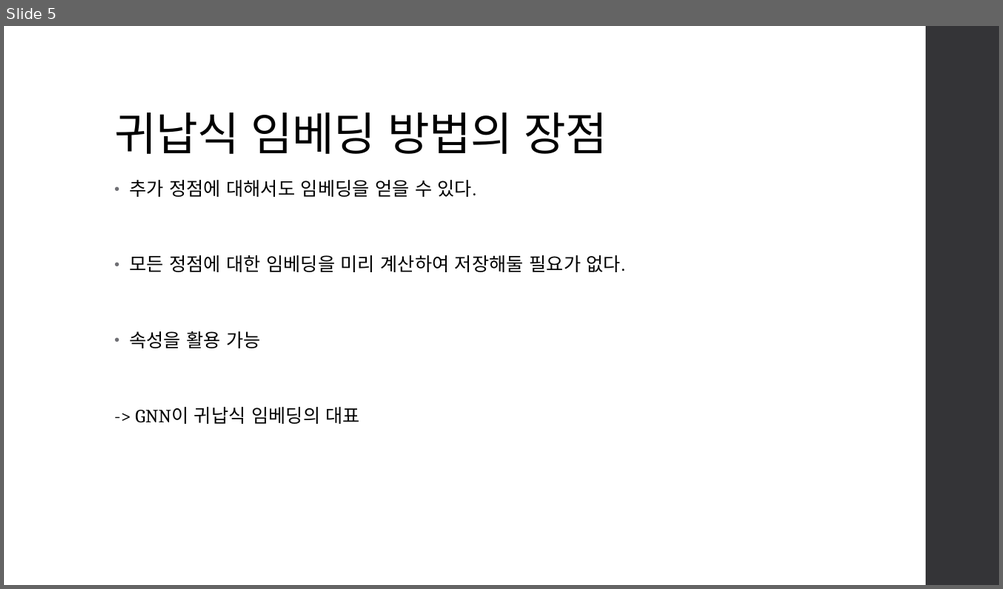
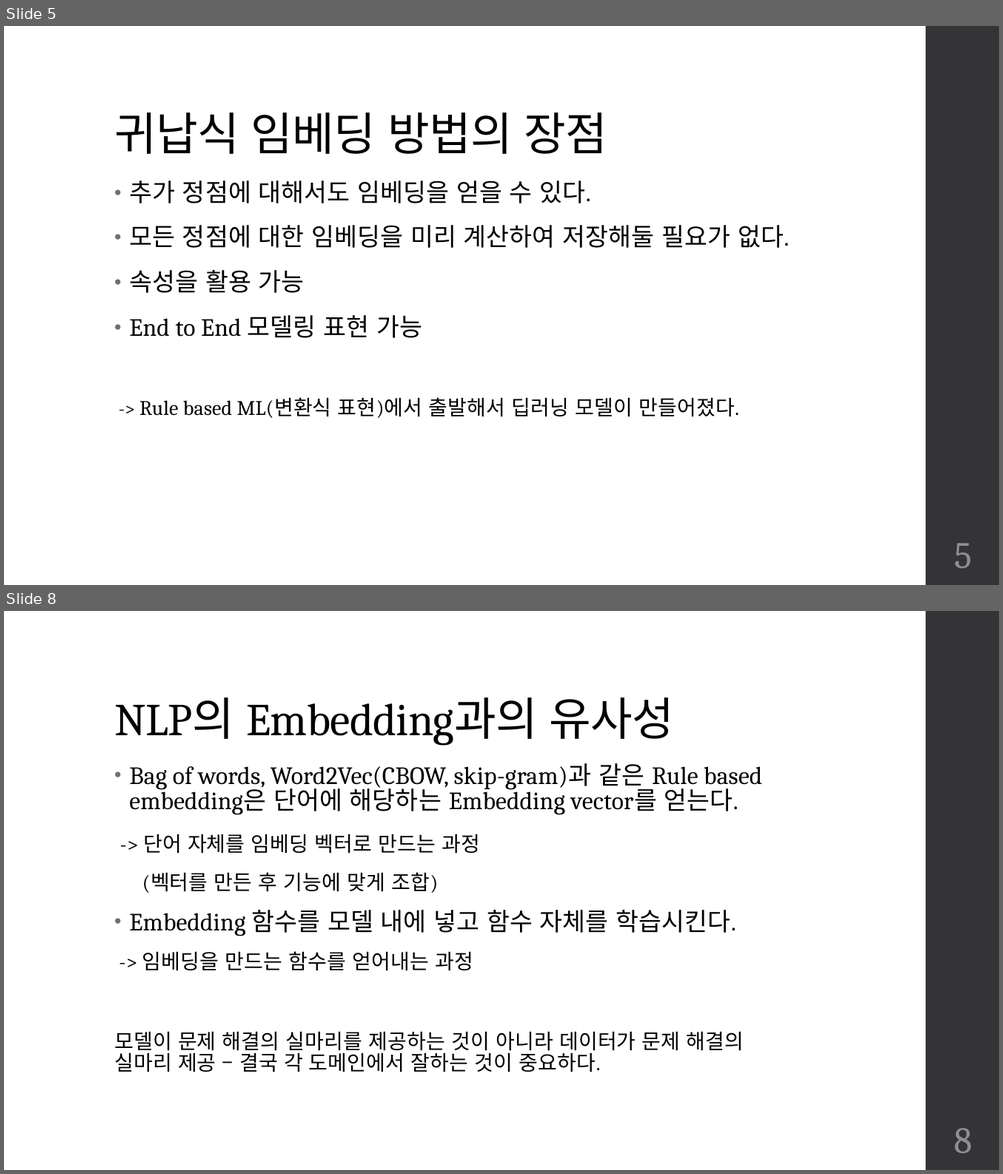
Before and after one commit to team-fairy/JunCheol, a slide deck: Presentation_resource/GNN.pptm. Shown one above the other, each under a label of ours: slide 5 before the commit, slides 5 and 8 after it; the slides between them are not shown. The pictures are 1003x589 and 1003x1174 pixels, drawn with LibreOffice and Linux fonts; fonts in the diff are those of the drawing. Boxes give left, top, right and bottom in pixels: in the first picture for what was removed or moved away, otherwise in the second. Text is boxed around its words. In the diff, an @@ line names an element or a change of style, - is before the commit and + after.

```diff
--- a/Presentation_resource/GNN.pptm
+++ b/Presentation_resource/GNN.pptm
@@ slide 8 added at box(4, 611, 999, 1170), background #FFFFFF; not listed: 1 template element that a slide beside it also shows @@
@@ title added at box(114, 698, 674, 745), 44 pt, text #000000 @@
+NLP의 Embedding과의 유사성
@@ text added at box(114, 763, 762, 1073), 24 pt, text #000000 @@
+• Bag of words, Word2Vec(CBOW, skip-gram)과 같은 Rule based embedding은 단어에 해당하는 Embedding vector를 얻는다.
+-> 단어 자체를 임베딩 벡터로 만드는 과정
+(벡터를 만든 후 기능에 맞게 조합)
+• Embedding 함수를 모델 내에 넣고 함수 자체를 학습시킨다.
+-> 임베딩을 만드는 함수를 얻어내는 과정
+모델이 문제 해결의 실마리를 제공하는 것이 아니라 데이터가 문제 해결의 실마리 제공 – 결국 각 도메인에서 잘하는 것이 중요하다.
@@ page number added at box(953, 1128, 971, 1153), 36 pt, text #8E8E94 @@
+8
@@ slide 5 changed as well @@
@@ text at box(129, 181, 789, 293): size 18 to 24 pt in "추가 정점에 대해서도 임베딩을 얻을 수 있다.", "모든 정점에 대한 임베딩을 미리 계산하여 저장해둘 ...", "속성을 활용 가능" @@
@@ text at box(129, 315, 739, 418): text changed; size 18 to 20 pt @@
--> GNN이 귀납식 임베딩의 대표
+• End to End 모델링 표현 가능
+-> Rule based ML(변환식 표현)에서 출발해서 딥러닝 모델이 만들어졌다.
@@ page number added at box(953, 543, 971, 568), 36 pt, text #8E8E94 @@
+5
```
Also in this commit, not shown: 5 other slides changed, 12 other slides added, 5 slides removed.
